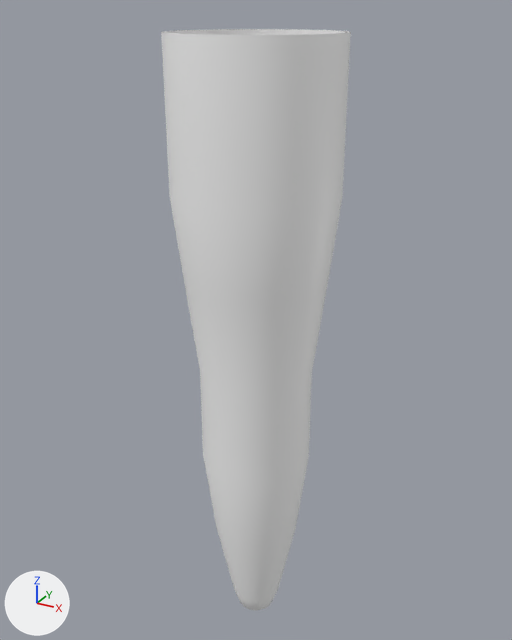
The FBX model TwinStickShooter/Assets/Resources/FBX Models/Stalagmieten en Tieten/stalagtiet AA.fbx: old version first, new version second.
The view is the same before and after, from a 50 mm lens placed at (-0.086, 0.421, 2.98), pointed at (-0.262, 0.74, 2.82). The lights are fixed; the arrows at lower left show +X, +Y and +Z. Where no turn or scale is listed for an object, it has been applied to the vertices.

In view in the first picture: 'Stalagtiet_aa'.
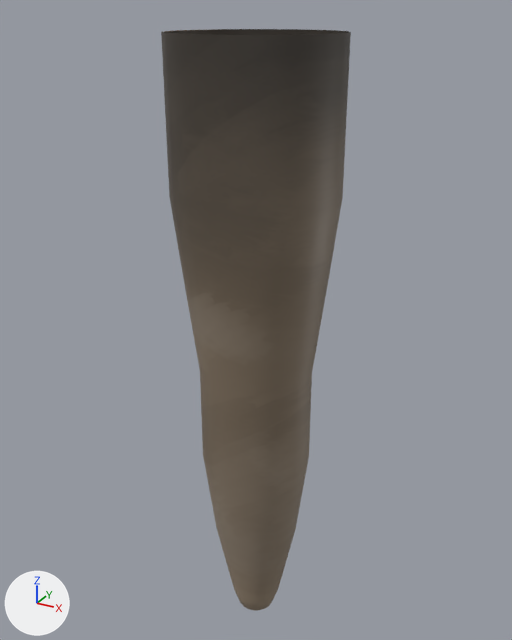
The change, as a diff of the scene's bpy script:
```diff
--- a/TwinStickShooter/Assets/Resources/FBX Models/Stalagmieten en Tieten/stalagtiet AA.fbx.py
+++ b/TwinStickShooter/Assets/Resources/FBX Models/Stalagmieten en Tieten/stalagtiet AA.fbx.py
@@ img_stalagmieten_en_tieten_png @@
+img_stalagmieten_en_tieten_png = load_image('stalagmieten en tieten.png', '../../Textures/stalagmieten en tieten.png', 1024, 1024, 'sRGB')
@@ mat_lambert3 @@
+mat_lambert3 = principled_material('lambert3')
+mat_lambert3.texture = img_stalagmieten_en_tieten_png  # with its transparency
@@ me_mesh @@
 me_mesh.from_pydata(...)  # 161 vertices, 160 faces; spans x -0.043..0.043, y -0.043..0.043, z -0.179..0.174
-me_mesh.materials.append(mat_lambert2)  # white #ffffff
+me_mesh.materials.append(mat_lambert3)  # picture img_stalagmieten_en_tieten_png
```

Where the change shows, as pixel boxes [x1, y1, x2, y2] in the pictures (512 x 640 px):
'Stalagtiet_aa', recoloured: [161, 29, 351, 610] in both
